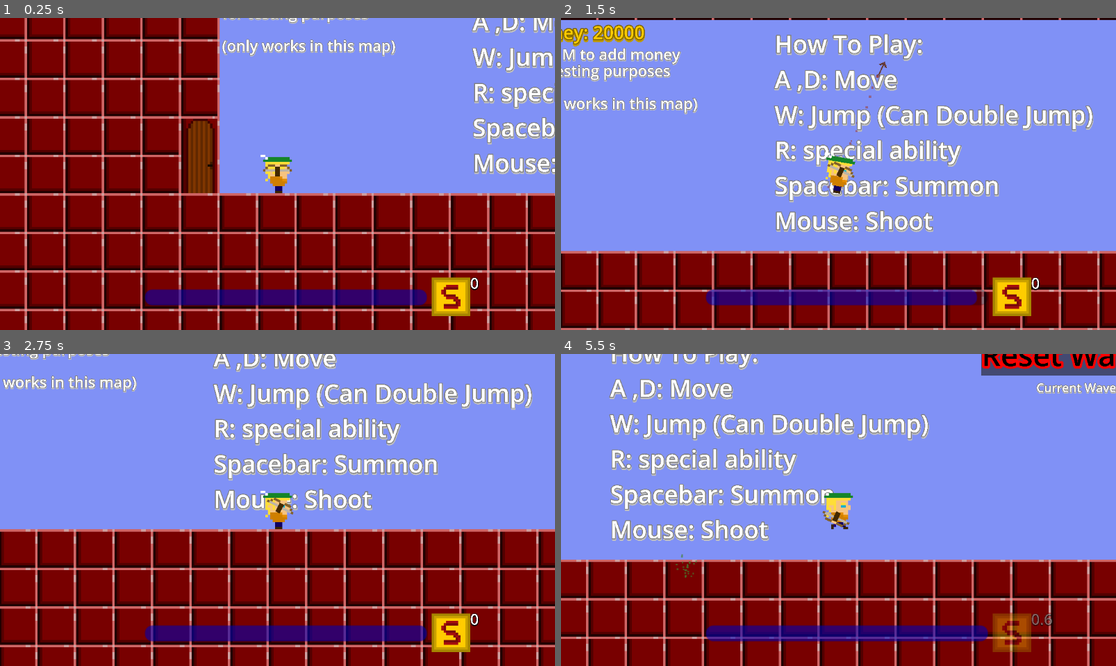
Above: before the commit, frames 1-4 (two rows, left to right).
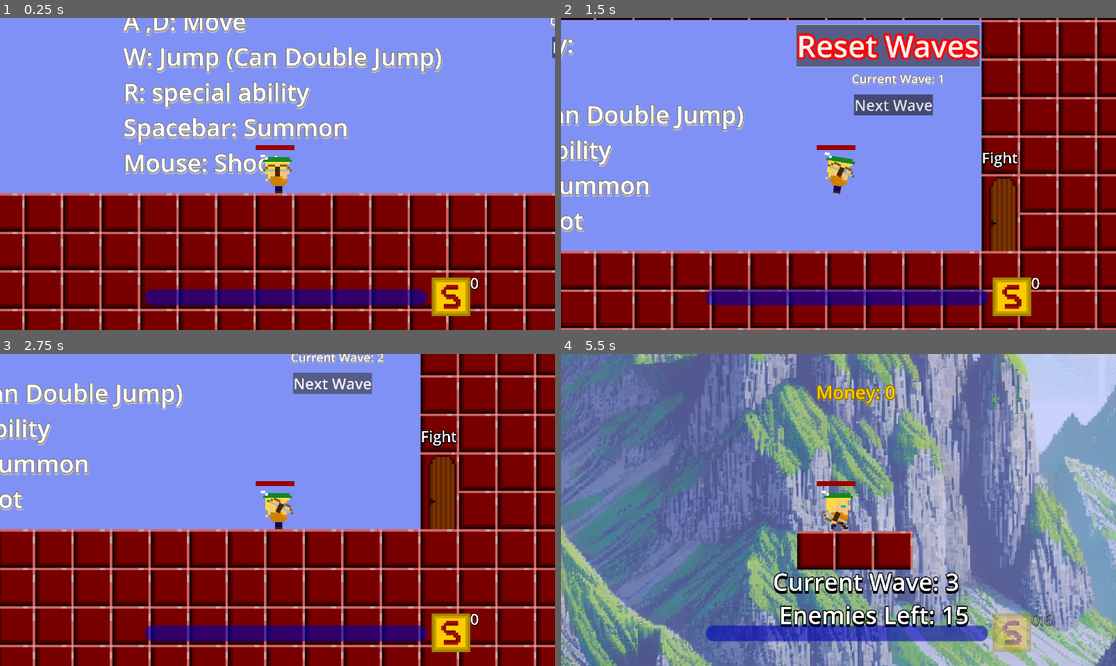
Above: after the commit, the same moments.

Repository: Dan-Yaacobi/TheBowman
Game: Godot game, scene res://MainGame/Game.tscn
Same seed, same stepped clock (60 frames per second), same inputs: the game is played once before the commit and once after it.
Inputs (mouse positions are in pixels of both pictures, inside the frame that each line leads up to):
- Up to frame 1 (0.25 s): no input
- Up to frame 2 (1.5 s): tap M (GodMode) at 0.5 s; move the mouse to (960, 158) at 0.52 s; hold D (Right) 0.53-1.25 s; hold M (GodMode) 0.53-1.25 s; tap W (Jump) at 0.77 s; click (899, 39) at 1.25 s, where only the run after the commit has a clickable "Reset Waves"
- Up to frame 3 (2.75 s): click (333, 407) at 2 s, where only the run after the commit has a clickable "Next Wave"
- Up to frame 4 (5.5 s): click (894, 382) at 2.75 s, where only the run after the commit has a clickable "Next Wave"; tap M (GodMode) at 3.5, 3.6, 4.25, 4.55, 5, 5.3 s; move the mouse to (727, 525) at 3.52 s; hold A (Left) 3.53-4.28 s; tap W (Jump) at 3.77, 5.27 s; move the mouse to (894, 441) at 4.27 s; press the mouse at (894, 441) at 4.28 s; hold D (Right) from 4.28 s (still down); move the mouse to (810, 572) at 5.02 s; release the mouse at (810, 572) at 5.03 s; tap R (special ability) at 5.1 s

The runs differ from the first frame. In frame 1, 39% of the frame differs, in the area x 0-100%, y 0-100%; in frame 2, 40%; in frame 3, 34%; in frame 4, 99%.

Commit message:
Alpha_3_0

Diff:
--- /dev/null
+++ b/HealthBar/HealthBar.tscn
@@ -0,0 +1,20 @@
+[gd_scene load_steps=4 format=3 uid="uid://c2cmn2xqaux53"]
+
+[ext_resource type="Script" path="res://HealthBar/health_bar.gd" id="1_k2pjd"]
+
+[sub_resource type="StyleBoxEmpty" id="StyleBoxEmpty_6cgud"]
+
+[sub_resource type="StyleBoxFlat" id="StyleBoxFlat_ubb8u"]
+
+[node name="HealthBar" type="ProgressBar"]
+modulate = Color(1, 0, 0, 1)
+offset_left = -8.0
+offset_top = -11.0
+offset_right = 24.0
+offset_bottom = -7.0
+scale = Vector2(0.5, 0.5)
+theme_override_styles/background = SubResource("StyleBoxEmpty_6cgud")
+theme_override_styles/fill = SubResource("StyleBoxFlat_ubb8u")
+value = 50.0
+show_percentage = false
+script = ExtResource("1_k2pjd")
--- /dev/null
+++ b/HealthBar/health_bar.gd
@@ -0,0 +1,14 @@
+class_name HealthBar extends ProgressBar
+
+var health: int = 0: set = _set_health
+
+func _set_health(new_health) -> void:
+	var prev_health = health
+	health = min(max_value,new_health)
+	value = health
+
+
+func init_health(_health: int) -> void:
+	health = _health
+	max_value = _health
+	value = _health
--- /dev/null
+++ b/MainMenu/ButtonData/ButtonActions/add_money_action.gd
@@ -0,0 +1,9 @@
+class_name AddMoneyAction extends ButtonAction
+
+func button_pressed_action(_button: Button,game_node: Node) -> void:
+		for child in game_node.get_children():
+			if child is MainMenu:
+				for child_2 in child.get_children():
+					if child_2 is Player:
+						child_2.stats.money += 10000
+						child_2.money_changed.emit(child_2.stats.money)
--- /dev/null
+++ b/MainMenu/ButtonData/ButtonActions/next_wave_action.gd
@@ -0,0 +1,13 @@
+class_name NextWaveAction extends ButtonAction
+
+func button_pressed_action(_button: Button,game_node: Node) -> void:
+	if _button.button_pressed == true:
+		var new_wave: int
+		if game_node is Game:
+			for child in game_node.get_children():
+				if child is PlayGround:
+					child.wave_data.current_wave += 1
+					new_wave = child.wave_data.current_wave
+			for child in game_node.get_children():
+				if child is MainMenu:
+					child.update_wave_label(new_wave)
--- a/MainMenu/MainMenu.tscn
+++ b/MainMenu/MainMenu.tscn
@@ -8,6 +8,8 @@
 [ext_resource type="Script" path="res://MainMenu/ButtonData/ButtonActions/reset_wave.gd" id="4_u2f2c"]
 [ext_resource type="Script" path="res://MainMenu/Scripts/door.gd" id="5_emg15"]
 [ext_resource type="Script" path="res://MainGame/current_money.gd" id="8_ftbyc"]
+[ext_resource type="Script" path="res://MainMenu/ButtonData/ButtonActions/next_wave_action.gd" id="9_xr3g3"]
+[ext_resource type="Script" path="res://MainMenu/ButtonData/ButtonActions/add_money_action.gd" id="10_aa3ac"]
 
 [sub_resource type="Resource" id="Resource_nby2t"]
 script = ExtResource("4_u2f2c")
@@ -24,6 +26,20 @@
 
 [sub_resource type="RectangleShape2D" id="RectangleShape2D_2shqy"]
 size = Vector2(36, 32)
+
+[sub_resource type="Resource" id="Resource_bvb62"]
+script = ExtResource("9_xr3g3")
+
+[sub_resource type="Resource" id="Resource_etkyy"]
+script = ExtResource("4_7hy75")
+button_action = SubResource("Resource_bvb62")
+
+[sub_resource type="Resource" id="Resource_ssi0y"]
+script = ExtResource("10_aa3ac")
+
+[sub_resource type="Resource" id="Resource_ctujf"]
+script = ExtResource("4_7hy75")
+button_action = SubResource("Resource_ssi0y")
 
 [node name="MainMenu" type="Node2D"]
 script = ExtResource("1_4xjwr")
@@ -141,22 +157,52 @@
 Spacebar: Summon
 Mouse: Shoot"
 
-[node name="MoneyCheat" type="Label" parent="."]
-offset_left = 17.0
-offset_top = 26.0
-offset_right = 3367.0
-offset_bottom = 1836.0
-scale = Vector2(0.025, 0.025)
-theme_override_colors/font_color = Color(1, 1, 1, 1)
-theme_override_colors/font_shadow_color = Color(0.75, 0.75, 0.75, 1)
-theme_override_colors/font_outline_color = Color(0.5, 0.5, 0.5, 1)
-theme_override_constants/line_spacing = -70
-theme_override_constants/shadow_offset_x = 5
-theme_override_constants/shadow_offset_y = 15
-theme_override_constants/outline_size = 35
-theme_override_constants/shadow_outline_size = 35
+[node name="ButtonShootClick" parent="." instance=ExtResource("3_0uxqg")]
+offset_left = 299.0
+offset_top = 47.0
+offset_right = 1607.0
+offset_bottom = 397.0
+scale = Vector2(0.025, 0.025)
+tooltip_text = "For Testing Purposes"
+action_mode = 0
+text = "Next Wave"
+button_data = SubResource("Resource_etkyy")
+
+[node name="ButtonShootClick2" parent="." instance=ExtResource("3_0uxqg")]
+offset_left = 20.0
+offset_top = 29.0
+offset_right = 1390.0
+offset_bottom = 379.0
+scale = Vector2(0.02, 0.02)
+tooltip_text = "For Testing Purposes"
+text = "Add Money"
+button_data = SubResource("Resource_ctujf")
+
+[node name="Label" type="Label" parent="."]
+offset_top = 69.0
+offset_right = 605.0
+offset_bottom = 411.0
+scale = Vector2(0.025, 0.025)
+theme_override_colors/font_color = Color(1, 1, 1, 1)
+theme_override_colors/font_shadow_color = Color(0, 0, 0, 1)
+theme_override_colors/font_outline_color = Color(0, 0, 0, 1)
+theme_override_constants/shadow_offset_y = 15
+theme_override_constants/outline_size = 50
+theme_override_constants/shadow_outline_size = 50
 theme_override_font_sizes/font_size = 250
-text = "Click M to add money
-for testing purposes
-
-(only works in this map)"
+text = "Shop"
+
+[node name="Label2" type="Label" parent="."]
+offset_left = 352.0
+offset_top = 69.0
+offset_right = 957.0
+offset_bottom = 411.0
+scale = Vector2(0.025, 0.025)
+theme_override_colors/font_color = Color(1, 1, 1, 1)
+theme_override_colors/font_shadow_color = Color(0, 0, 0, 1)
+theme_override_colors/font_outline_color = Color(0, 0, 0, 1)
+theme_override_constants/shadow_offset_y = 15
+theme_override_constants/outline_size = 50
+theme_override_constants/shadow_outline_size = 50
+theme_override_font_sizes/font_size = 250
+text = "Fight"
--- a/MainMenu/button.gd
+++ b/MainMenu/button.gd
@@ -11,21 +11,21 @@
 
 func _ready() -> void:
 	update_collision_size()
-	pressed.connect(button_action_activate)
+	pressed.connect(_button_action)
 	area_2d.area_entered.connect(shoot_click)
 
 func _set(property, value):
 	if property == "text":
 		property = value
 		update_collision_size()
+
 	if property == "size":
 		property = value
 		update_collision_size()
 
-func button_action_activate() -> void:
+func _button_action() -> void:
 	if button_data.button_action != null:
 		button_data.button_action.button_pressed_action(self,get_parent().get_parent())
-		#clicked.emit()
 
 func shoot_click(_area) -> void:
 	return
--- a/MainMenu/main_menu.gd
+++ b/MainMenu/main_menu.gd
@@ -31,7 +31,7 @@
 
 func set_scene(_player: Player) -> void:
 	if _player != null:
-		_player.global_position = Vector2(40,104)
+		_player.global_position = Vector2(185,104)
 		if not _player.money_changed.is_connected(update_money_label):
 			_player.money_changed.connect(update_money_label)
 		menu_tile_limit = tiles.get_used_rect()
--- a/Player/Player.tscn
+++ b/Player/Player.tscn
@@ -14,6 +14,8 @@
 [ext_resource type="PackedScene" uid="uid://bebh86kswi26y" path="res://Player/Player Actions/Shoot/Shoot.tscn" id="8_gtm6s"]
 [ext_resource type="PackedScene" uid="uid://caekf50aq824k" path="res://Player/Mana/ManaBar.tscn" id="13_yhb7f"]
 [ext_resource type="Texture2D" uid="uid://dp4648msdak81" path="res://Player/Abilities/SpecialAbilities/SpecialAbility.png" id="14_gy5xr"]
+[ext_resource type="PackedScene" uid="uid://c2cmn2xqaux53" path="res://HealthBar/HealthBar.tscn" id="15_wqrs0"]
+[ext_resource type="Script" path="res://HealthBar/health_bar.gd" id="16_6ip8u"]
 
 [sub_resource type="Resource" id="Resource_sedti"]
 script = ExtResource("2_2aet8")
@@ -147,3 +149,10 @@
 theme_override_font_sizes/font_size = 250
 text = "0
 "
+
+[node name="HealthBar" parent="." instance=ExtResource("15_wqrs0")]
+offset_left = -9.0
+offset_top = -12.0
+offset_right = 23.0
+offset_bottom = -8.0
+script = ExtResource("16_6ip8u")
--- a/Player/player.gd
+++ b/Player/player.gd
@@ -20,6 +20,7 @@
 
 @onready var special_ability_cd: Sprite2D = $SpecialAbilityCD
 @onready var time_left_label: Label = $SpecialAbilityCD/TimeLeftLabel
+@onready var health_bar: HealthBar = $HealthBar
 
 @export var gravity: int
 @export var stats: PlayerStats
@@ -45,6 +46,7 @@
 	death_animation_timer.timeout.connect(reset)
 	special_ability_cooldown.timeout.connect(can_use_special_ability)
 	unlimited_mana_timer.timeout.connect(end_unlimited_mana)
+	health_bar.init_health(stats.max_hp)
 
 func _process(delta: float) -> void:
 	direction = Input.get_axis("Left","Right")
@@ -70,10 +72,6 @@
 				stats.special_ability.activate_special_ability(self)
 				special_ability_available = false
 				special_ability_cooldown.start()
-
-	if event.is_action_pressed("GodMode") and self.get_parent() is MainMenu:
-		stats.money += 10000
-		money_changed.emit(stats.money)
 
 func start_unlimited_mana() -> void:
 	unlimited_mana_timer.start()
@@ -139,6 +137,7 @@
 func hit_player(damage: int) -> void:
 	stats.hp -= damage
 	damaged_particles.emitting = true
+	health_bar._set_health(stats.hp)
 	if stats.hp <= 0:
 		dead()
 
@@ -167,6 +166,7 @@
 	hand.visible = false
 	collision_shape.set_deferred("disabled", true)
 	death_animation_timer.start()
+	health_bar._set_health(stats.max_hp)
 
 func reset() -> void:
 	body.change_animation("Idle")
Not shown: 1 places in MainMenu/MainMenu.tscn that only renumber resources
Not shown: 1 places in Player/Player.tscn that only renumber resources
Not shown, changed: docs/index.html
Not shown, changed: docs/index.pck
